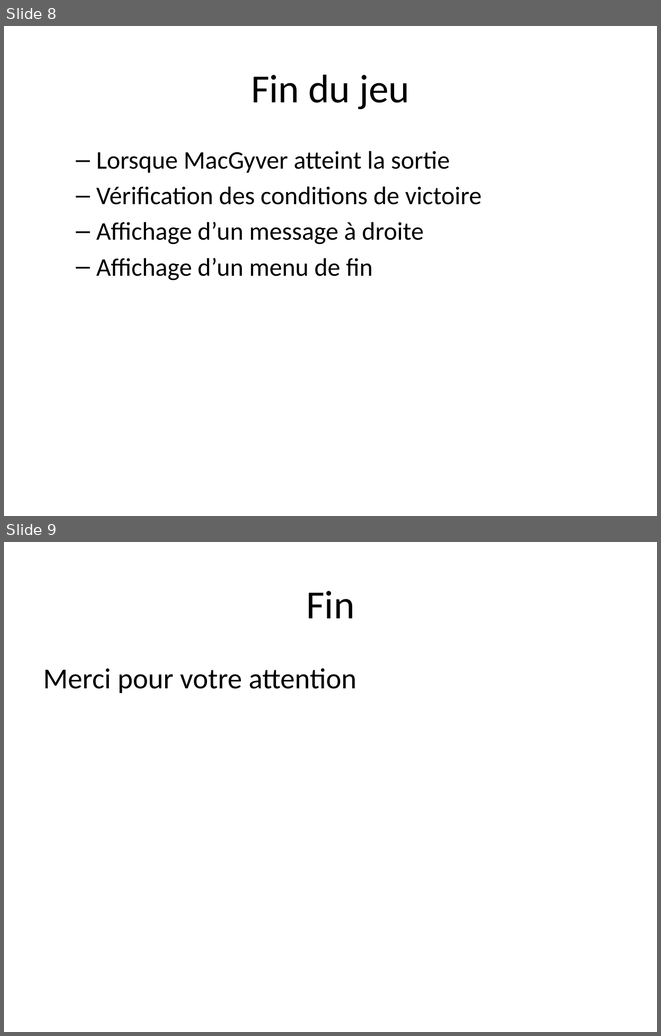
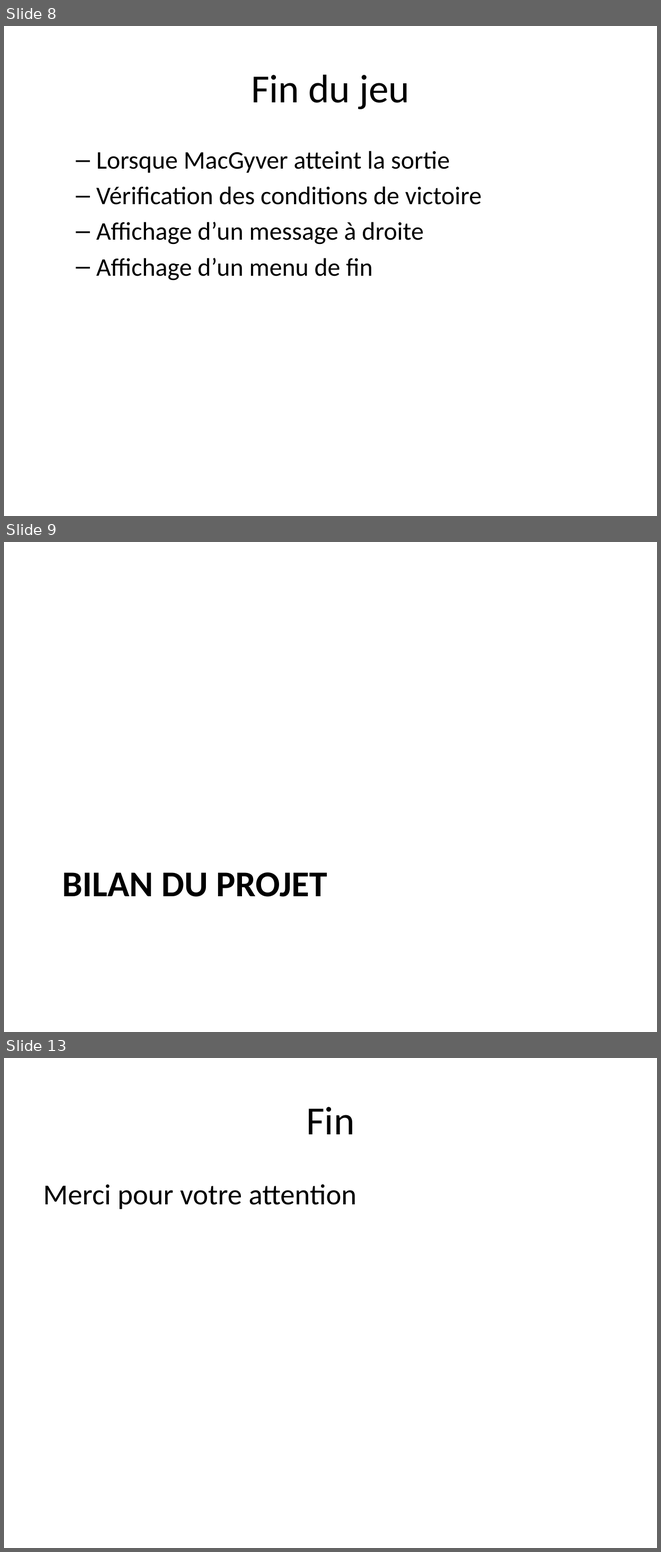
Before and after one commit to GuillaumeOj/HelpMacGyver, a slide deck: Report/Presentation.pptx. Shown one above the other, each under a label of ours: slides 8 and 9 before the commit, slides 8, 9 and 13 after it; the slides between them are not shown. The pictures are 661x1036 and 661x1552 pixels, drawn with LibreOffice and Linux fonts; fonts in the diff are those of the drawing. Boxes give left, top, right and bottom in pixels: in the first picture for what was removed or moved away, otherwise in the second. Text is boxed around its words. In the diff, an @@ line names an element or a change of style, - is before the commit and + after.

```diff
--- a/Report/Presentation.pptx
+++ b/Report/Presentation.pptx
@@ slide 9 added at (4, 542, 657, 1032), background #FFFFFF @@
@@ title added at (62, 872, 327, 897), 40 pt, text #000000, bold @@
+BILAN DU PROJET
@@ what was slide 9 is now slide 13 @@
```
Also in this commit, not shown: 3 other slides added.
